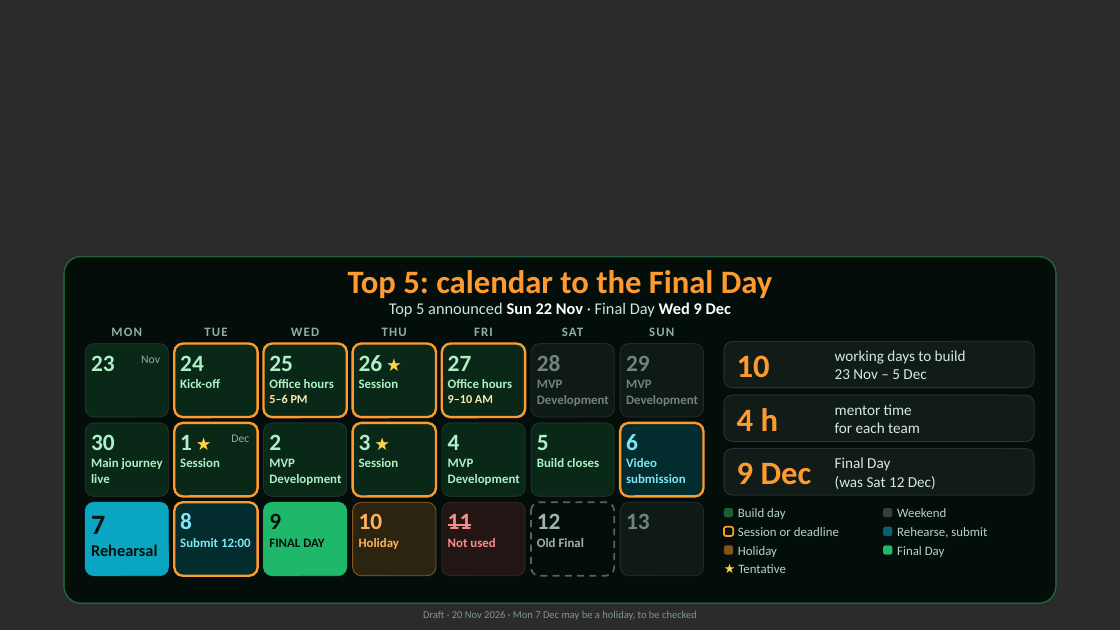
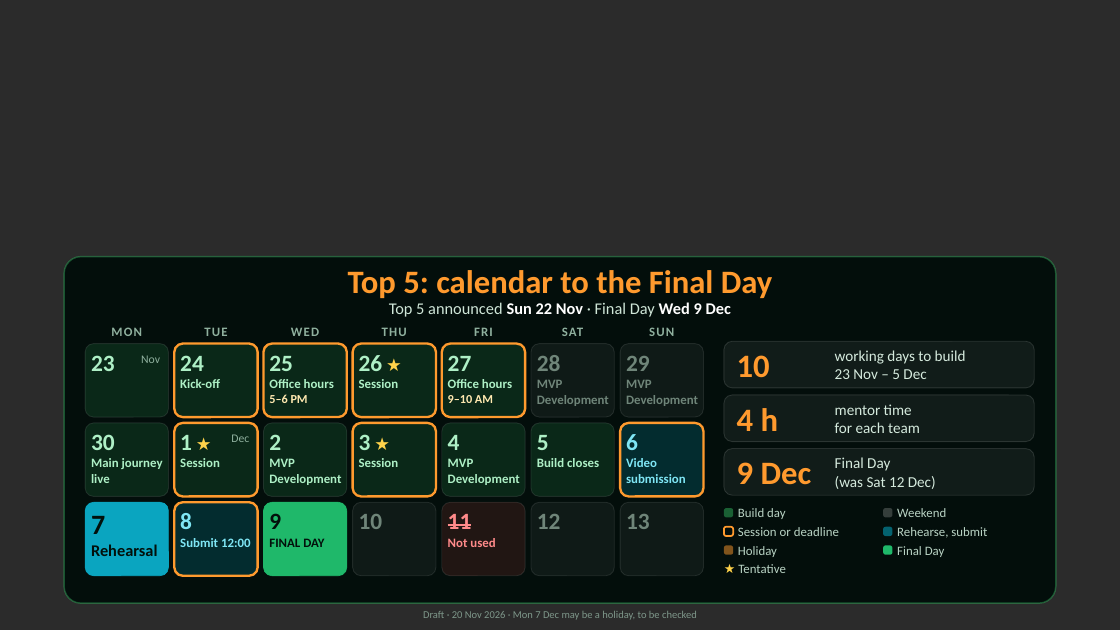
Before and after one commit to bagirshahab/aiforallhackathon, a slide deck: slide 1 of top5-plan/AI_for_All_Hackathon_Top5_Calendar.pptx. Drawn at 1120x630 pixels with LibreOffice and Linux fonts; fonts in the diff are those of the drawing; background and template pictures are left out; a plain dark background stands for a picture behind light text. Boxes give left, top, right and bottom in pixels: in the first picture for what was removed or moved away, otherwise in the second. Text is boxed around its words. In the diff, an @@ line names an element or a change of style, - is before the commit and + after.

```diff
--- a/top5-plan/AI_for_All_Hackathon_Top5_Calendar.pptx
+++ b/top5-plan/AI_for_All_Hackathon_Top5_Calendar.pptx
@@ rounded rectangle at (353, 502, 436, 576): fill #FF9A2E at 16% opacity to #FFFFFF at 5% opacity; outline #FF9A2E 0.75 pt to #FFFFFF 0.75 pt @@
@@ text "10" at (359, 514, 383, 529): text colour #FFB35C to #6F8579 @@
@@ rounded rectangle at (531, 502, 614, 576): fill none to #FFFFFF at 5% opacity; outline #FFFFFF 1.5 pt dashed to #FFFFFF 0.75 pt @@
@@ text "12" at (537, 514, 561, 529): text colour #9FB3A8 to #6F8579 @@
@@ text at (359, 538, 399, 549): paragraph removed @@
-Holiday
@@ text at (537, 538, 584, 547): paragraph removed @@
-Old Final
```
Also in this commit, not shown: 1 other file.
